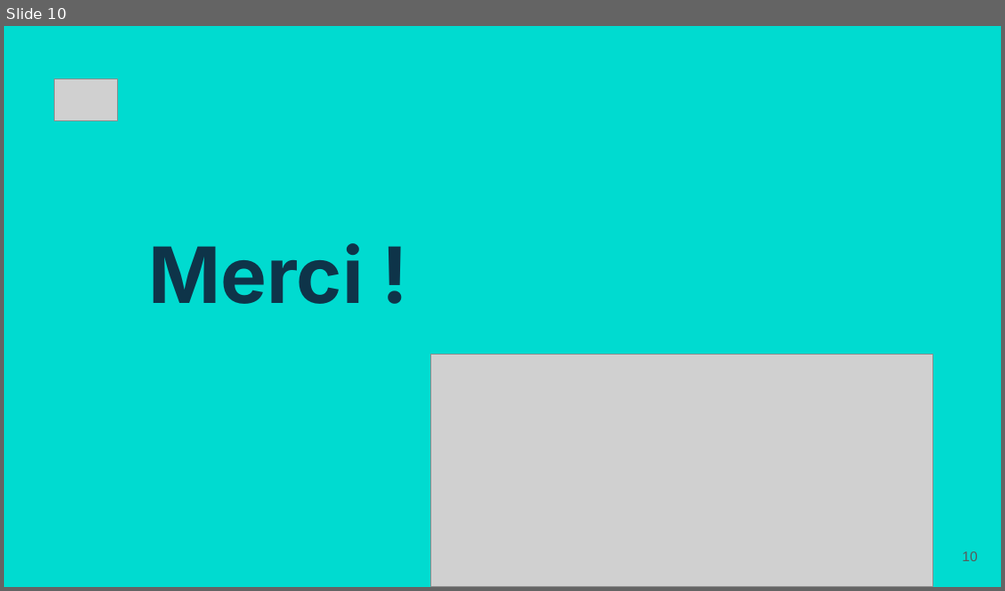
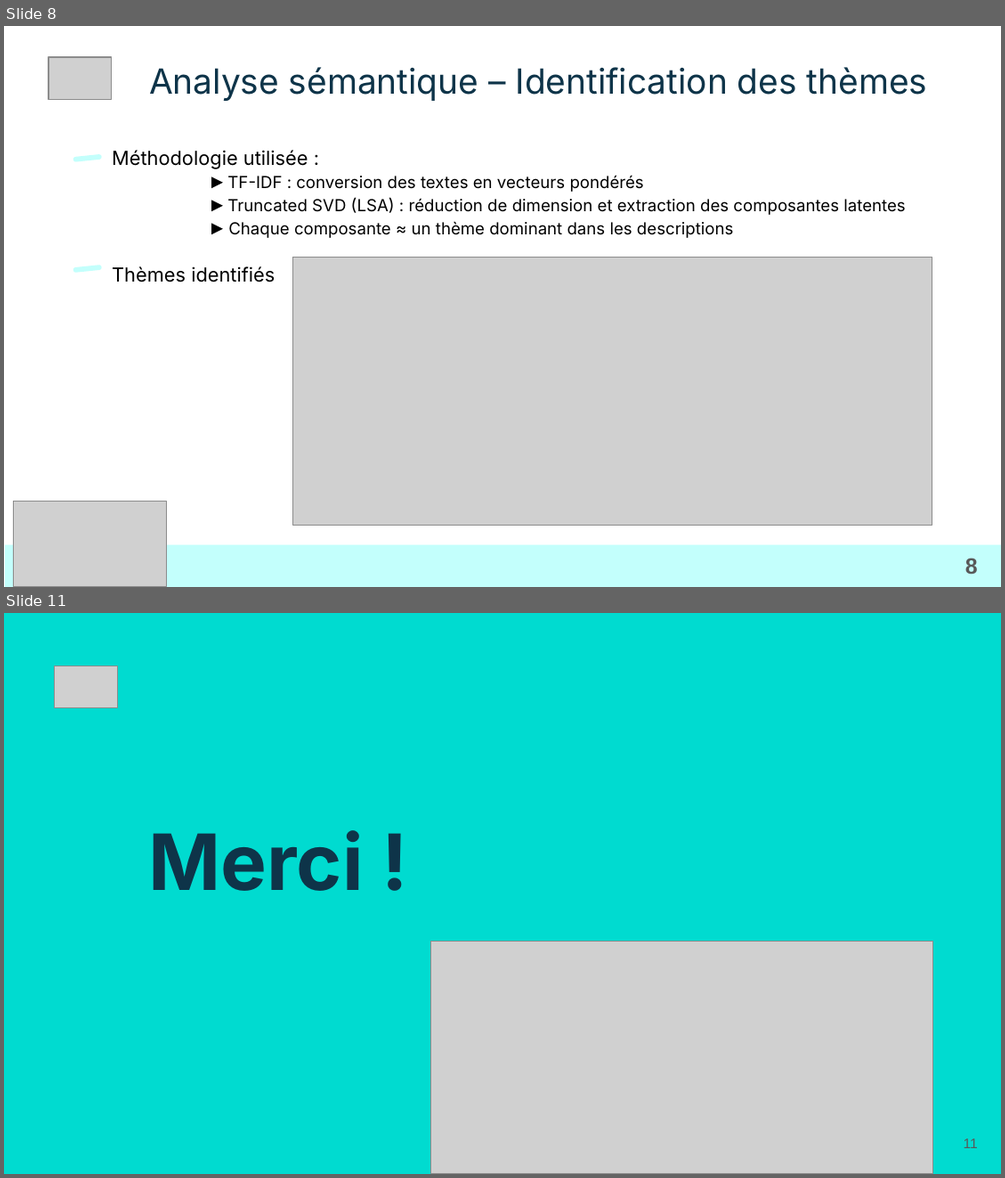
Before and after one commit to LoicV17/LoicValentini_Jedha_Certifications, a slide deck: CDSD_Concepteur_Developpeur_Sciences_Donnees/Presentations/ppt_versions/Bloc3_CDSD_Loic_Valentini.pptx. Shown one above the other, each under a label of ours: slide 10 before the commit, slides 8 and 11 after it; the slides between them are not shown. The pictures are 1005x591 and 1005x1178 pixels, drawn with LibreOffice and Linux fonts; fonts in the diff are those of the drawing; grey boxes stand for pictures; background and template pictures are left out. Boxes give left, top, right and bottom in pixels: in the first picture for what was removed or moved away, otherwise in the second. Text is boxed around its words. In the diff, an @@ line names an element or a change of style, - is before the commit and + after.

```diff
--- a/CDSD_Concepteur_Developpeur_Sciences_Donnees/Presentations/ppt_versions/Bloc3_CDSD_Loic_Valentini.pptx
+++ b/CDSD_Concepteur_Developpeur_Sciences_Donnees/Presentations/ppt_versions/Bloc3_CDSD_Loic_Valentini.pptx
@@ slide 8 added at (4, 26, 1001, 587), background picture (left out) @@
@@ picture added at (48, 57, 112, 99) @@
@@ title added at (149, 67, 927, 101), 25 pt, text #0E3449 @@
+Analyse sémantique – Identification des thèmes
@@ rounded rectangle added at (73, 154, 102, 162), fill #C3FFFC @@
@@ text added at (112, 150, 905, 282), 12 pt, text #000000 @@
+Méthodologie utilisée :
+► TF-IDF : conversion des textes en vecteurs pondérés
+► Truncated SVD (LSA) : réduction de dimension et extraction des composantes latentes
+► Chaque composante ≈ un thème dominant dans les descriptions
+Thèmes identifiés
@@ rounded rectangle added at (73, 265, 102, 273), fill #C3FFFC @@
@@ picture added at (293, 257, 932, 525) @@
@@ picture added at (13, 500, 167, 586) @@
@@ rectangle added at (5, 544, 1001, 586), fill #C3FFFC @@
@@ page number added at (965, 557, 978, 573), 16 pt, text #595959, bold @@
+8
@@ what was slide 10 is now slide 11 @@
@@ page number at (963, 1138, 978, 1148): text changed @@
-10
+11
```
Also in this commit, not shown: 2 slides changed, 7 other slides added, 7 slides removed, 2 other files.
